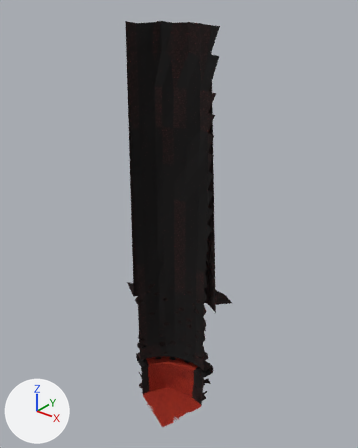
Two versions of the glTF model maps/bentham_ring/models/map_base_s4.glb, one commit apart.
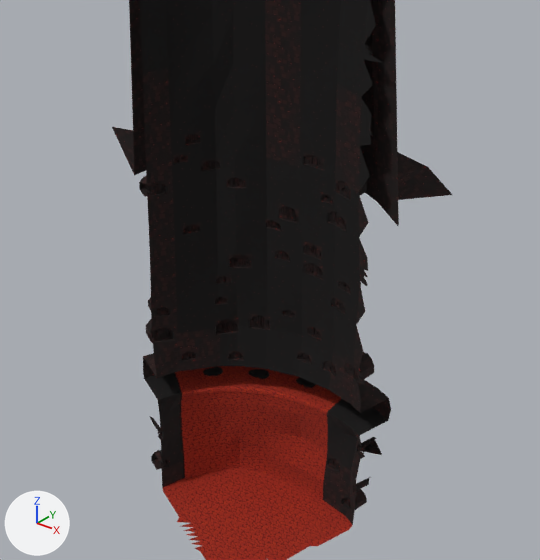
The first picture shows the older version from a 50 mm camera at (216.8, -246.7, 354.2) aimed at (-17.9, 46.6, 172.4). The close-ups show the older and then the newer version on the part from 26% to 73% of the width and 54% to 93% of the height of that picture. Only the edits that show in the close-ups are written down. The lights are fixed; the arrows at lower left show +X, +Y and +Z. Objects named as collision shapes, trigger or cutter boxes, shadow casters or lower levels of detail are left out.

The scene before the commit, as lines of its bpy script (objects in view):
```python
mat_hellglow = bpy.data.materials.new('HellGlow')
mat_hellglow.use_nodes = True; mat_hellglow.node_tree.nodes.clear()
_N = mat_hellglow.node_tree.nodes; _L = mat_hellglow.node_tree.links
n0 = _N.new('ShaderNodeBsdfPrincipled'); n0.name = 'Principled BSDF'
n0.inputs[2].default_value = 0.95  # 'Roughness'
n0.inputs[28].default_value = 1.0  # 'Emission Strength'
n1 = _N.new('ShaderNodeOutputMaterial'); n1.name = 'Material Output'
n2 = _N.new('ShaderNodeTexImage'); n2.name = 'Image Texture'
n2.image = img_map_base_rock_emissive
n2.interpolation = 'Closest'
n3 = _N.new('ShaderNodeTexImage'); n3.name = 'Image Texture.001'
n3.image = img_map_base_rock_albedo
n3.interpolation = 'Closest'
_L.new(n0.outputs[0], n1.inputs[0])  # 'BSDF' to 'Surface'
_L.new(n2.outputs[0], n0.inputs[27])  # 'Color' to 'Emission Color'
_L.new(n3.outputs[0], n0.inputs[0])  # 'Color' to 'Base Color'
me_mapbases4rock = bpy.data.meshes.new('MapBaseS4Rock')
me_mapbases4rock.from_pydata(...)  # 9398 vertices, 16437 faces; spans x -67.0..26.0, y 0.0..73.0, z -12.0..331.0
# faces by material slot: [40, 661, 567, 6804, 5033, 3332]
me_mapbases4rock.materials.append(mat_hellember)
me_mapbases4rock.materials.append(mat_hellglow)
me_mapbases4rock.materials.append(mat_lavasea)  # its picture is missing
me_mapbases4rock.materials.append(mat_lavariver)  # its picture is missing
me_mapbases4rock.materials.append(mat_hellrock)
me_mapbases4rock.materials.append(mat_hellshade)
ob_mapbases4rock = bpy.data.objects.new('MapBaseS4Rock', me_mapbases4rock)
ob_mapbases4rock.location = (0.0, 0.0, 0.0)
```
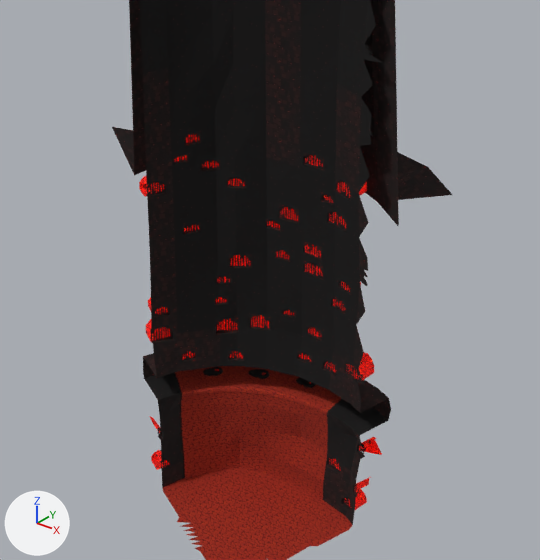
Edits to the bpy script that builds the scene:
```text
Add img_map_base_atlas_emissive:
    img_map_base_atlas_emissive = load_image('map_base_atlas_emissive', '../textures/map_base_atlas_emissive.png', 128, 128, 'sRGB')
Add img_map_base_atlas_albedo:
    img_map_base_atlas_albedo = load_image('map_base_atlas_albedo', '../textures/map_base_atlas_albedo.png', 128, 128, 'sRGB')
Change mat_hellglow:
    where n2 = _N.new('ShaderNodeTexImage'); n2.name = 'Image Texture'
    n2.image: img_map_base_rock_emissive -> img_map_base_atlas_emissive
    where n3 = _N.new('ShaderNodeTexImage'); n3.name = 'Image Texture.001'
    n3.image: img_map_base_rock_albedo -> img_map_base_atlas_albedo
```

Pixel boxes (x1, y1, x2, y2) of what changed, in the close-ups (540 x 560 px):
'MapBaseS4Rock', surface changed
    both: (139, 131, 382, 513)
